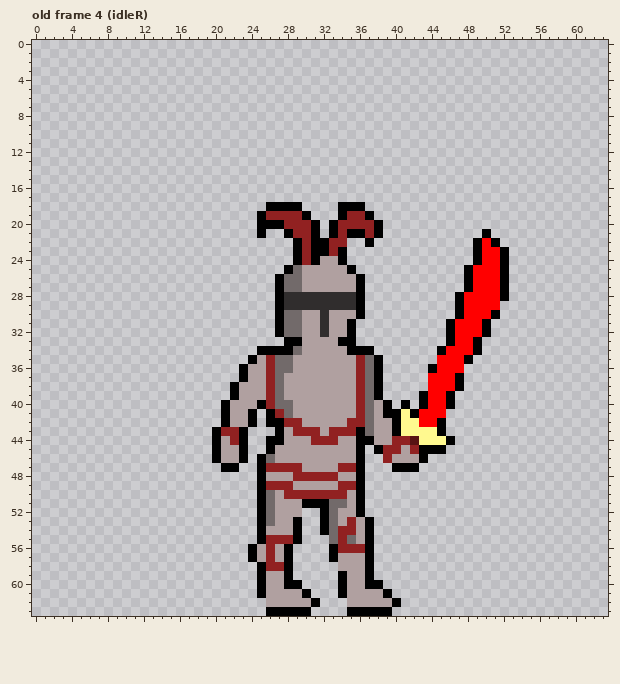
Pixel-art file -- Assets/DawnyArt/generic knighttm.aseprite. This is how it looked before the edit.
64x64 pixels, 26 frames. Shown: old frame 4 (idleR). The commit also changed other frames, which this record leaves out.
New version:
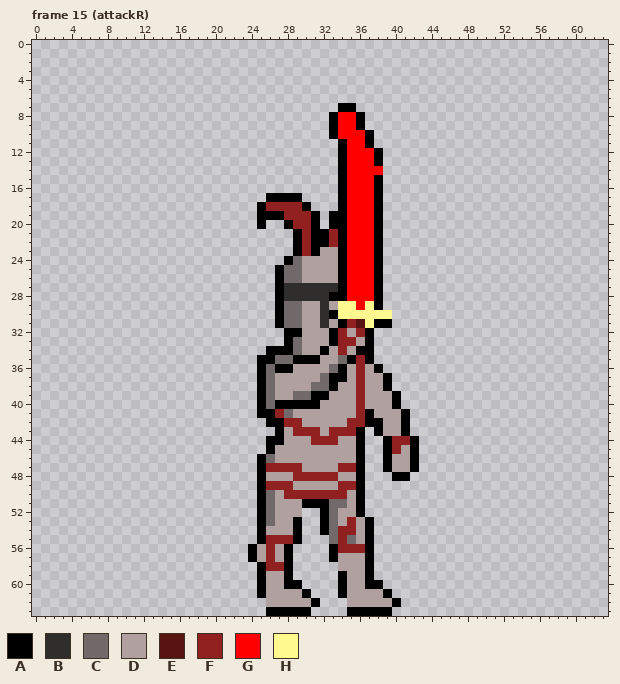
Palette (. is transparent): A #000000  B #302d2d  C #726a6a  D #b0a0a0  E #581313  F #912121  G #ff0000  H #fff98f
A new or re-ordered frame is compared with the old frame closest to it.
The exact change:
frames 26 -> 31
Frame 15 (attackR) is new; against old frame 4 (idleR), layer "Layer 1":
y 7: x 34..35 .. -> AA
y 8..9: x 33..36 .... -> AGGA
y 10: x 33..37 ..... -> AGGGA
y 11: x 34..37 .... -> AGGA
y 12..13: x 34..38 ..... -> AGGGA
y 14: x 34..38 ..... -> AGGGG
y 15..16: x 34..38 ..... -> AGGGA
y 17: x 26..29 .... -> AAAA; x 34..38 ..... -> AGGGA
y 18: x 25..30 .AAAA. -> AFFFFA; x 35..38 AA.. -> GGGA
y 19: x 26..27 FF -> AA; x 30..31 A. -> FA; x 33 . -> A; x 35..38 FFA. -> GGGA
y 20: x 26..28 AAF -> ..A; x 34..37 FFFF -> AGGG
y 21: x 25 A -> .; x 28..29 AF -> .A; x 32..37 .AFAAF -> AFAGGG; x 50 A -> .
y 22: x 34..38 F..A. -> AGGGA; x 49..51 AGA -> ...
y 23: x 32..33 AF -> DD; x 35..38 .... -> GGGA; x 49..52 AGGA -> ....
y 24: x 28..31 .AFA -> ACDD; x 35..38 .... -> GGGA; x 49..52 AGGA -> ....
y 25: x 27..28 .A -> AC; x 34..38 DA... -> AGGGA; x 48..52 AGGGA -> .....
y 26: x 34..38 DDA.. -> AGGGA; x 48..52 AGGGA -> .....
y 27: x 28..38 CCDDDDDDA.. -> BBBBBBAGGGA; x 48..52 AGGGA -> .....
y 28: x 33..38 BBBA.. -> AAGGGA; x 47..52 AGGGGA -> ......
y 29: x 28..31 BBBB -> CCDD; x 33..38 BBBA.. -> DHHGHA; x 47..51 AGGGG -> .....
y 30: x 33..39 DDDA... -> AHHHHHH; x 47..51 AGGGA -> .....
y 31: x 34..39 DA.... -> AFEHAA; x 46..50 AGGGA -> .....
y 32: x 27..29 ACC -> .AA; x 32..37 BDDA.. -> DAFDFA; x 46..50 AGGGA -> .....
y 33: x 29 A -> C; x 33..37 DAA.. -> AFFDA; x 46..49 AGGA -> ....
y 34: x 25 A -> .; x 32 D -> A; x 34..35 DA -> FD; x 45..49 AGGGA -> .....
y 35: x 24..26 ADF -> .AA; x 29..31 DDD -> AAA; x 34..35 DD -> CA; x 37..38 CA -> A.; x 45..48 GGGA -> ....
y 36: x 23..28 ADDFCC -> ..ACAA; x 33..34 DD -> CA; x 37 C -> D; x 44..47 AGGG -> ....
y 37: x 23..27 ADDFC -> ..ACD; x 32..34 DDD -> CAA; x 37..39 CA. -> DDA; x 44..47 GGGA -> ....
y 38: x 22..27 ADDDFC -> ...ACD; x 31..33 DDD -> CCA; x 37..39 CA. -> DDA; x 44..47 GGGA -> ....
y 39: x 22..27 ADDDFC -> ...ACD; x 29..32 DDDD -> CCAA; x 37..40 CA.. -> DDDA; x 43..46 AGGA -> ....
y 40: x 21..24 ADDD -> ....; x 26..31 FCCDDD -> CAAAAA; x 37 C -> D; x 39..41 A.A -> DA.; x 43..46 AGGA -> ....
y 41: x 21..25 ADDA. -> ....A; x 37 C -> A; x 39..45 AAHAGGG -> DDA....
y 42: x 21..24 ADDA -> ....; x 37..38 CD -> AA; x 40..45 AHHGGA -> DA....
y 43: x 20..23 AFFA -> ....; x 37..38 CD -> .A; x 40..45 AHHHHA -> DA....
y 44: x 20..23 ADFA -> ....; x 37..39 ADD -> ..A; x 42..46 EHHHA -> A....
y 45: x 20..23 ADDA -> ....; x 38..39 AF -> .A; x 42..45 FAAA -> A...
y 46: x 20..23 ADDA -> ....; x 39 F -> A; x 42..43 DA -> A.
y 47: x 21..22 AA -> ..; x 39..41 .AA -> ADD
y 48: x 40..41 .. -> AA
Pixel boxes of the changes (left, top, right, bottom) in both pictures:
changed: (212, 103, 509, 481)
